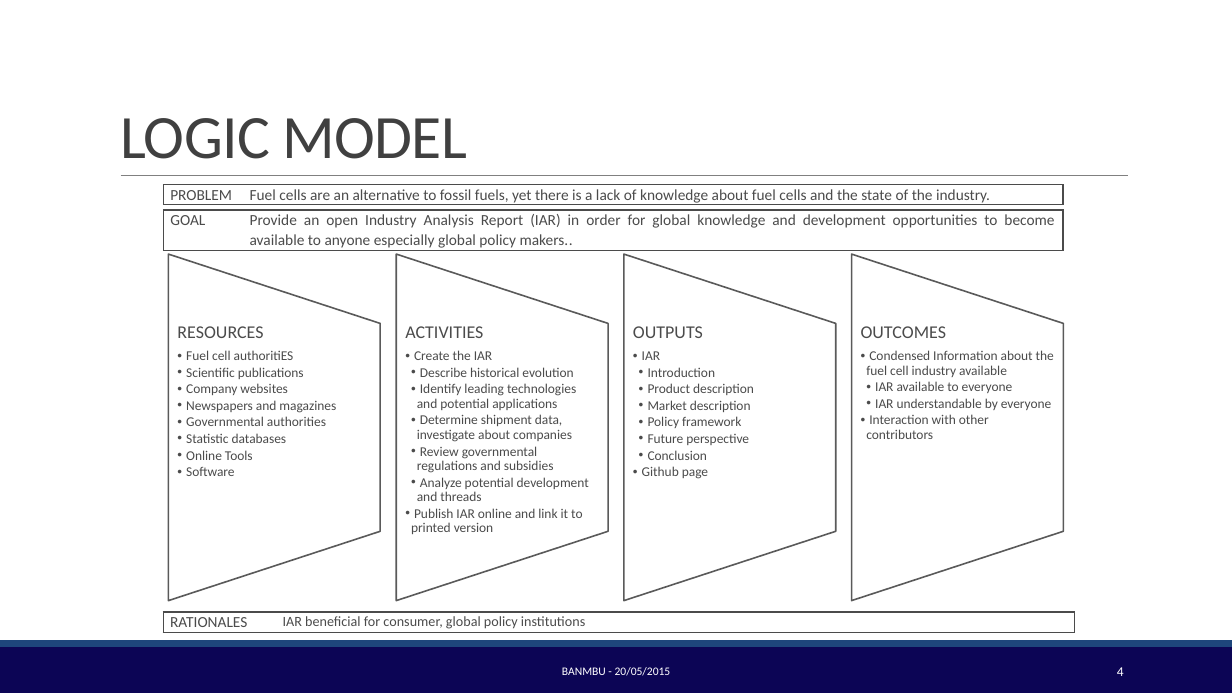
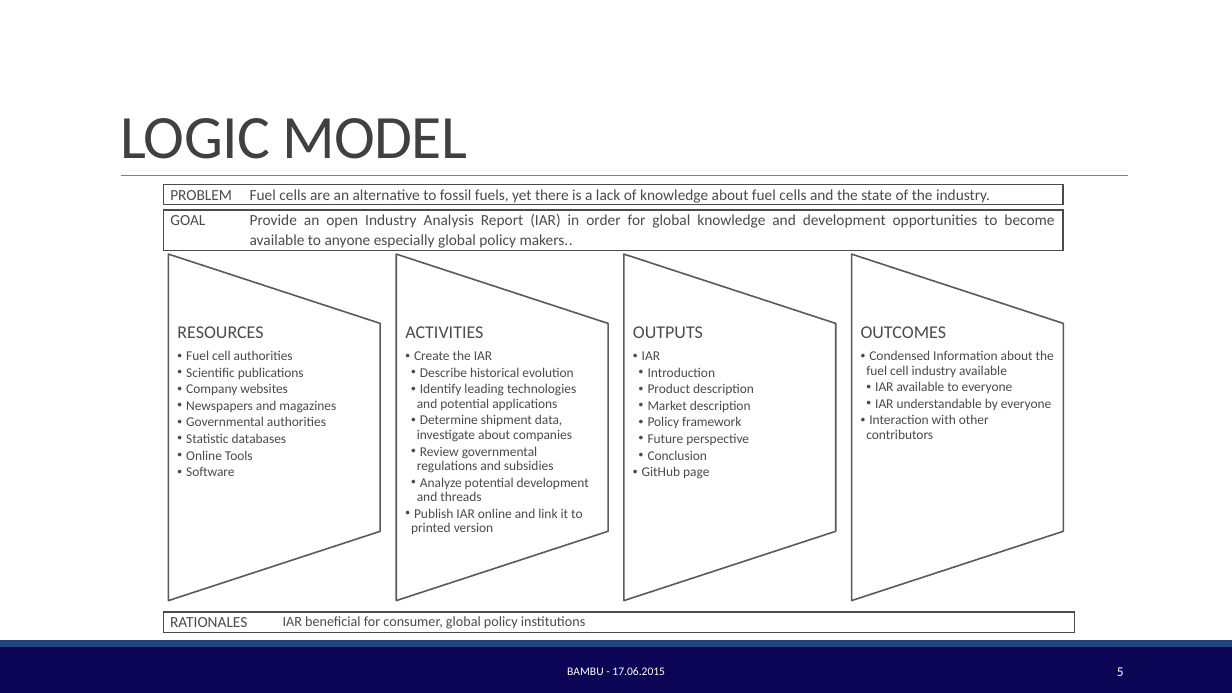
Before and after one commit to BambuGMS/Industry-Analysis-Report, a slide deck: slide 5 of Assignments/Presentations/2015.06.14_Presentation.pptx (slide 4 before the commit). Drawn at 1232x693 pixels with LibreOffice and Linux fonts; fonts in the diff are those of the drawing; background and template pictures are left out. Boxes give left, top, right and bottom in pixels: in the first picture for what was removed or moved away, otherwise in the second. Text is boxed around its words. In the diff, an @@ line names an element or a change of style, - is before the commit and + after.

```diff
--- a/Assignments/Presentations/2015.06.14_Presentation.pptx
+++ b/Assignments/Presentations/2015.06.14_Presentation.pptx
@@ text at (x1=186, y1=350, x2=293, y2=360): text changed @@
-  •• Fuel cell authoritiES
+  •• Fuel cell authorities
@@ text at (x1=642, y1=466, x2=709, y2=479): text changed @@
-  •• Github page
+  •• GitHub page
@@ text at (x1=567, y1=667, x2=665, y2=675): text changed @@
-BANMBU - 20/05/2015
+BAMBU - 17.06.2015
@@ page number at (x1=1117, y1=667, x2=1124, y2=676): text changed @@
-4
+5
```
Also in this commit, not shown: 6 other slides changed, 2 slides added, 1 other file.
